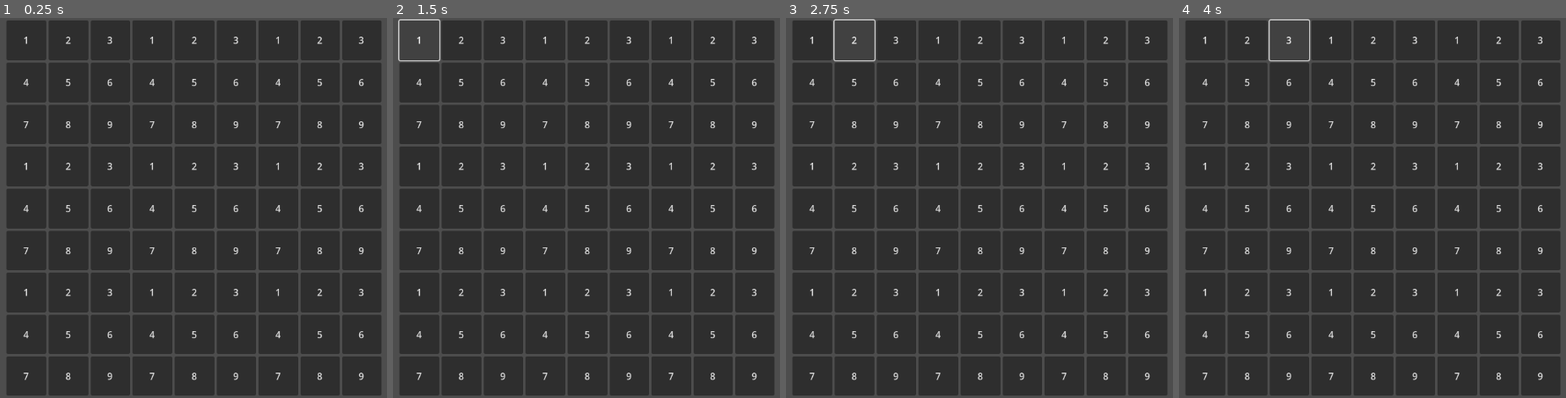
Above: before the commit, frames 1-4 (left to right).
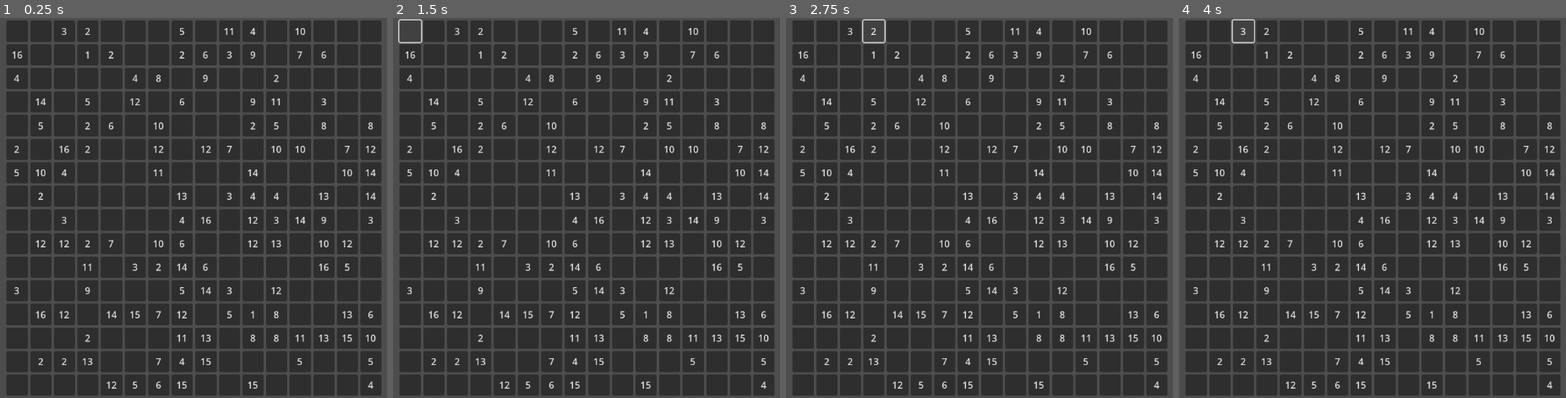
Above: after the commit, the same moments.

Repository: henbotb/Sudoku
Game: Godot game, scene res://Scenes/Game.tscn
The game is run twice, just before and just after one commit, with the same random seed, the same clock (stepped at 60 frames per second) and the same inputs.
Inputs (mouse positions are in pixels of both pictures, inside the frame that each line leads up to):
- Up to frame 1 (0.25 s): no input
- Up to frame 2 (1.5 s): click "1" at 0.5 s; click (408, 29) at 1.27 s
- Up to frame 3 (2.75 s): click "2" at 2 s
- Up to frame 4 (4 s): click (1221, 29) at 2.77 s; click "3" at 3.5 s

The runs differ from the first frame. In frame 1, 25% of the frame differs, in the area x 1-99%, y 0-100%; in frame 2, 25%; in frame 3, 25%; in frame 4, 25%.

Commit message:
Added ability to modify cells, fixed bug with disabling input for settings menu, added option to toggle between character and numbers for cells when house size is greater than 9

Diff:
--- a/Scenes/SettingsMenu.tscn
+++ b/Scenes/SettingsMenu.tscn
@@ -29,9 +29,10 @@
 [node name="TabContainer" type="TabContainer" parent="MarginContainer"]
 layout_mode = 2
 theme = ExtResource("1_8uw7q")
-current_tab = 0
+current_tab = 1
 
 [node name="Game Settings" type="VBoxContainer" parent="MarginContainer/TabContainer"]
+visible = false
 layout_mode = 2
 metadata/_tab_index = 0
 
@@ -41,7 +42,6 @@
 text = "Highlight house when cell is selected"
 
 [node name="Board Settings" type="VBoxContainer" parent="MarginContainer/TabContainer"]
-visible = false
 layout_mode = 2
 metadata/_tab_index = 1
 
@@ -81,3 +81,8 @@
 size_flags_horizontal = 0
 size_flags_vertical = 0
 text = "Set Highlight Color"
+
+[node name="CheckBox5" type="CheckBox" parent="MarginContainer/TabContainer/Board Settings"]
+layout_mode = 2
+button_pressed = true
+text = "Use double digit numbers instead of characters when house size is greater than 9"
--- a/Scenes/settings_menu.gd
+++ b/Scenes/settings_menu.gd
@@ -9,6 +9,7 @@
 @onready var highlight_orthogonal: CheckBox = $"MarginContainer/TabContainer/Board Settings/CheckBox2"
 @onready var highlight_same_value: CheckBox = $"MarginContainer/TabContainer/Board Settings/CheckBox3"
 @onready var highlight_candidates: CheckBox = $"MarginContainer/TabContainer/Board Settings/CheckBox4"
+@onready var double_digit_numbers: CheckBox = $"MarginContainer/TabContainer/Board Settings/CheckBox5"
 
 func stylize_color_picker():
 	var color_picker = color_picker_button.get_picker()
@@ -20,7 +21,6 @@
 
 # Called when the node enters the scene tree for the first time.
 func _ready() -> void:
-
 	stylize_color_picker()
 
 	load_settings()
@@ -38,18 +38,20 @@
 	highlight_same_value.button_pressed = config.get_value("board_settings", "highlight_same_value")
 	highlight_candidates.button_pressed = config.get_value("board_settings", "highlight_candidates")
 	color_picker_button.color = config.get_value("board_settings", "highlight_color")
+	double_digit_numbers.button_pressed = config.get_value("board_settings", "double_digit_numbers")
 	update_game_settings()
 
 func save_settings():
-	print("Attempting to save settings")
 	config.set_value("board_settings", "highlight_houses", highlight_houses.button_pressed)
 	config.set_value("board_settings", "highlight_orthogonal", highlight_orthogonal.button_pressed)
 	config.set_value("board_settings", "highlight_same_value", highlight_same_value.button_pressed)
 	config.set_value("board_settings", "highlight_candidates", highlight_candidates.button_pressed)
 	config.set_value("board_settings", "highlight_color", color_picker_button.color)
+	config.set_value("board_settings", "double_digit_numbers", double_digit_numbers.button_pressed)
+
 	config.save("user://game_settings.cfg")
 
 func update_game_settings():
 
-
+	# TODO: convert double_digit_numbers to characters values / vice versa
 	SELECTED.get_stylebox('normal', 'Button').bg_color = config.get_value("board_settings", "highlight_color")
--- a/Scripts/game.gd
+++ b/Scripts/game.gd
@@ -16,7 +16,7 @@
 	if Input.is_action_just_pressed("Settings"):
 		color_rect.visible = not settings_currently_displayed
 		settings_menu.visible = not settings_currently_displayed
-		puzzle.set_process_input(not settings_currently_displayed)
+		puzzle.set_block_signals(not settings_currently_displayed)
 		settings_currently_displayed = not settings_currently_displayed
 
 		settings_menu.save_settings()
--- a/Scripts/sudoku_procedural.gd
+++ b/Scripts/sudoku_procedural.gd
@@ -1,10 +1,10 @@
 extends GridContainer
 
-const BOARD_COLS = 9
-const BOARD_ROWS = 9
-
-const BIG_COLS = 3
-const BIG_ROWS = 3
+const BOARD_COLS = 16
+const BOARD_ROWS = 16
+
+const BIG_COLS = 4
+const BIG_ROWS = 4
 
 @warning_ignore("integer_division")
 const HOUSE_COLS = BOARD_COLS / BIG_COLS
@@ -16,6 +16,7 @@
 
 var config = ConfigFile.new()
 var selected_cell: Button
+var rng = RandomNumberGenerator.new()
 
 @onready var puzzle: GridContainer = $"."
 
@@ -24,6 +25,7 @@
 
 # Called when the node enters the scene tree for the first time.
 func _ready() -> void:
+	print(int("13%s" % "f"))
 	if config.load("user://game_settings.cfg") != OK:
 		printerr("User didn't have a game_settings file")
 
@@ -54,12 +56,15 @@
 		for cell_ndx in range(HOUSE_COLS * HOUSE_ROWS):
 			# setup button
 			var btn = Button.new()
-			btn.text = "%d" % (cell_ndx + 1)
+			if rng.randf() < 0.5:
+				btn.text = "%d" % rng.randi_range(1, HOUSE_COLS * HOUSE_ROWS)
+			else:
+				btn.text = ""
 			btn.size_flags_horizontal = Control.SIZE_EXPAND_FILL
 			btn.size_flags_vertical = Control.SIZE_EXPAND_FILL
 
 			# connect to function for recognition
-			btn.button_up.connect(cell_pressed.bind(house_ndx, cell_ndx, btn))
+			btn.button_up.connect(cell_pressed.bind(btn))
 
 			# add to house
 			house.add_child(btn)
@@ -87,7 +92,7 @@
 
 	# same number
 	if config.get_value("board_settings", "highlight_same_value"):
-		highlight_same_value(int(selected_cell.text))
+		highlight_same_value(selected_cell.text)
 
 	# candidates
 	#if config.get_value("board_settings", "highlight_candidates"):
@@ -117,12 +122,12 @@
 		cell.theme = SELECTED
 
 
-func highlight_same_value(cell_number: int) -> void:
+func highlight_same_value(cell_number: String) -> void:
 	var houses: Array[Node] = puzzle.get_children()
 	for house in houses:
 		var cells: Array[Node] = house.get_children()
 		for cell in cells:
-			if(int(cell.text) == cell_number):
+			if(cell.text == cell_number):
 				cell.theme = SELECTED
 
 # TODO:
@@ -136,10 +141,61 @@
 		for cell in cells:
 			cell.theme = DEFAULT
 
-func cell_pressed(big_ndx: int, small_ndx: int, cell: Button) -> void:
+func cell_pressed(cell: Button) -> void:
+	# TODO: highlighting options for non-valued cells
+
 	selected_cell = cell
 	highlight_similar()
 
 func update():
 	if config.load("user://game_settings.cfg") != OK:
 		printerr("User didn't have a game_settings file")
+
+# TODO: Cell datatype
+# properties: value, is_permanent, display_mode,
+# methods:
+
+
+
+func _input(event):
+
+	# TODO: Rework this entire thing at somepoint, likely with a refactor to cells
+	if event is InputEventKey and event.is_pressed():
+		if selected_cell == null:
+			return
+
+		var cell_input = char(event.unicode)
+
+		if event.keycode == KEY_DELETE:
+			selected_cell.text = ""
+			return
+		elif event.keycode == KEY_BACKSPACE:
+			selected_cell.text = selected_cell.text.substr(0, selected_cell.text.length() - 1)
+			return
+
+
+
+
+		if config.get_value("board_settings", "double_digit_numbers"):
+
+			if not cell_input.is_valid_int():
+				return
+
+			if (
+				0 < int(selected_cell.text + cell_input)
+				and int(selected_cell.text + cell_input) <= HOUSE_ROWS * HOUSE_COLS
+			):
+				selected_cell.text += str(cell_input)
+		else:
+			if (
+				(
+					0 < int(cell_input)
+					and int(cell_input) < 10
+				)
+				or
+				(
+					9 < event.unicode - 87
+					and event.unicode - 87 <= HOUSE_ROWS * HOUSE_COLS
+				)
+			):
+				selected_cell.text = cell_input
